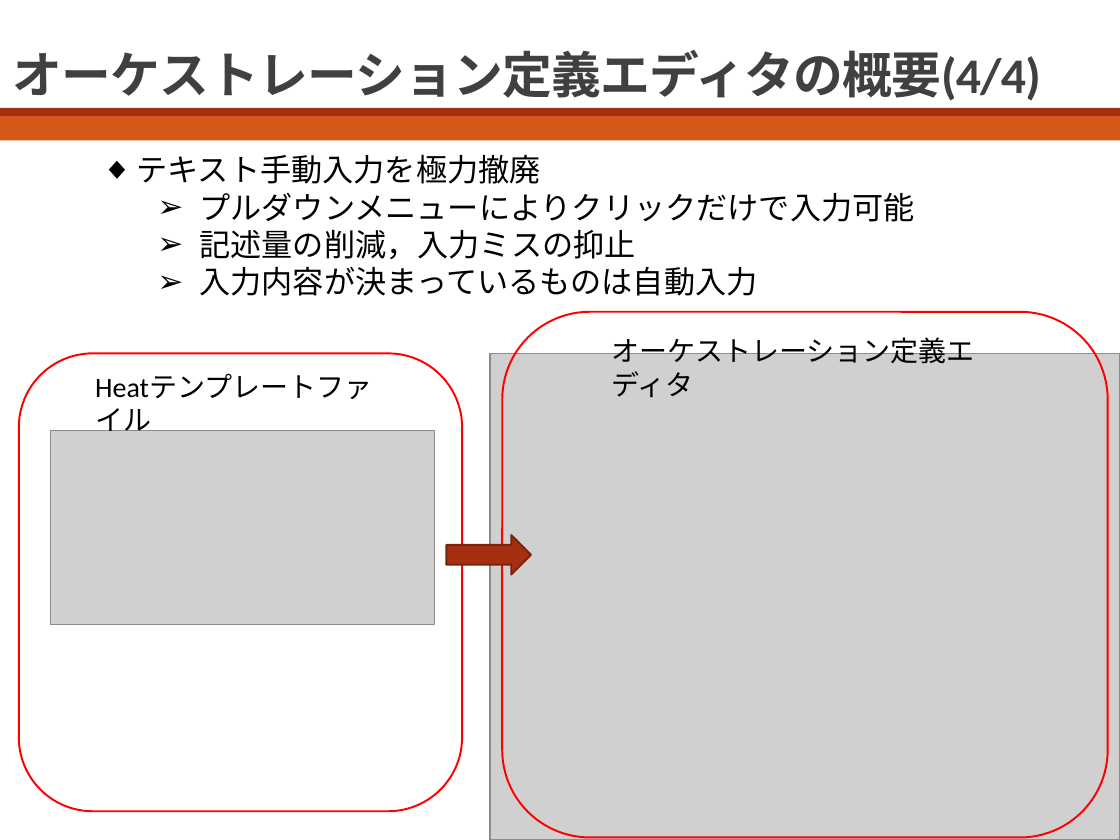
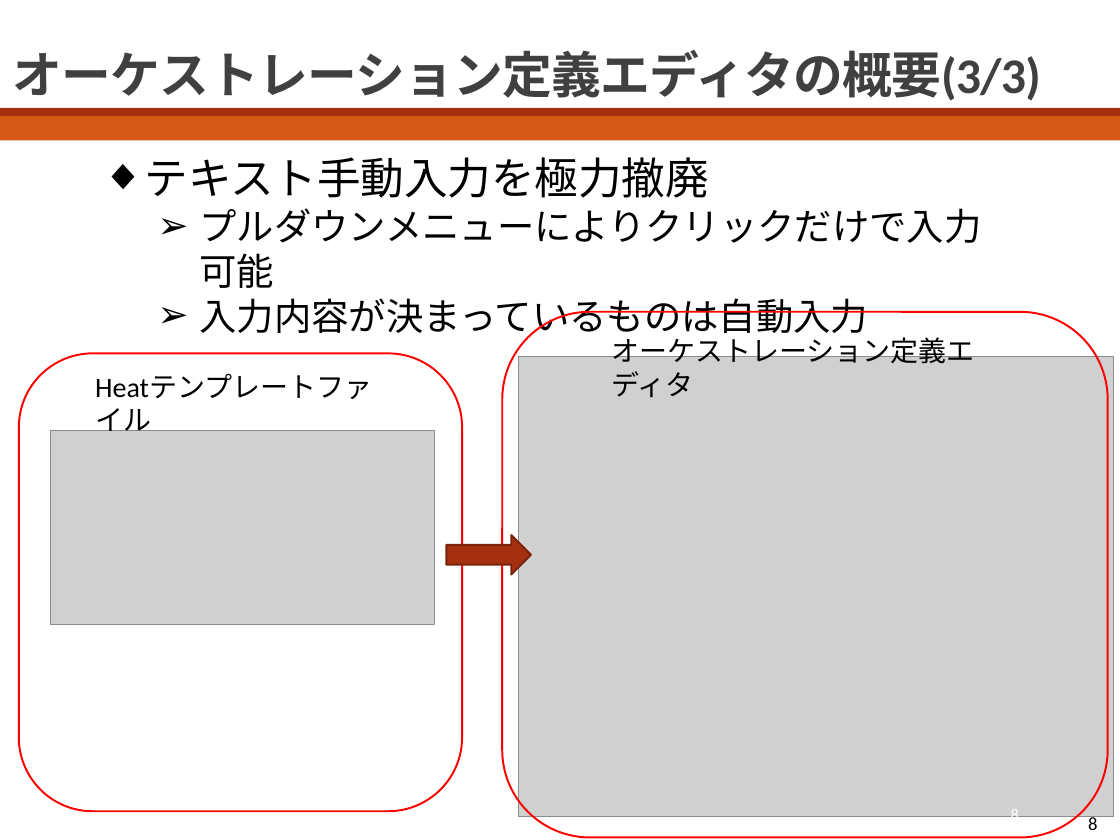
Before and after one commit to bokuhide/GUIToolCreate, a slide deck: slide 8 of 卒業論文本体/発表用スライド_川口.pptx (slide 9 before the commit). Drawn at 1120x840 pixels with LibreOffice and Linux fonts; fonts in the diff are those of the drawing; grey boxes stand for pictures. Boxes give left, top, right and bottom in pixels: in the first picture for what was removed or moved away, otherwise in the second. Text is boxed around its words. In the diff, an @@ line names an element or a change of style, - is before the commit and + after.

```diff
--- a/卒業論文本体/発表用スライド_川口.pptx
+++ b/卒業論文本体/発表用スライド_川口.pptx
@@ title at (13,50,1041,101): text changed @@
-オーケストレーション定義エディタの概要(4/4)
+オーケストレーション定義エディタの概要(3/3)
@@ text "テキスト手動入力を極力撤廃" at (145,157,981,340): size 20 to 28 pt in "テキスト手動入力を極力撤廃"; size 20 to 24 pt in "プルダウンメニューによりクリックだけで入力可能", "入力内容が決まっているものは自動入力" @@
@@ text at (199,229,635,259): paragraph removed @@
-  ➢ 記述量の削減，入力ミスの抑止
@@ picture: place and size @@
-picture at (489,354,1120,840)
+picture at (519,356,1114,816)
@@ page number added at (1011,807,1019,817), 10.5 pt, text #FFFFFF @@
+8
@@ page number added at (1088,816,1097,835), 12 pt, text #000000 @@
+8
```
Also in this commit, not shown: 14 other slides changed, 1 slide removed.
